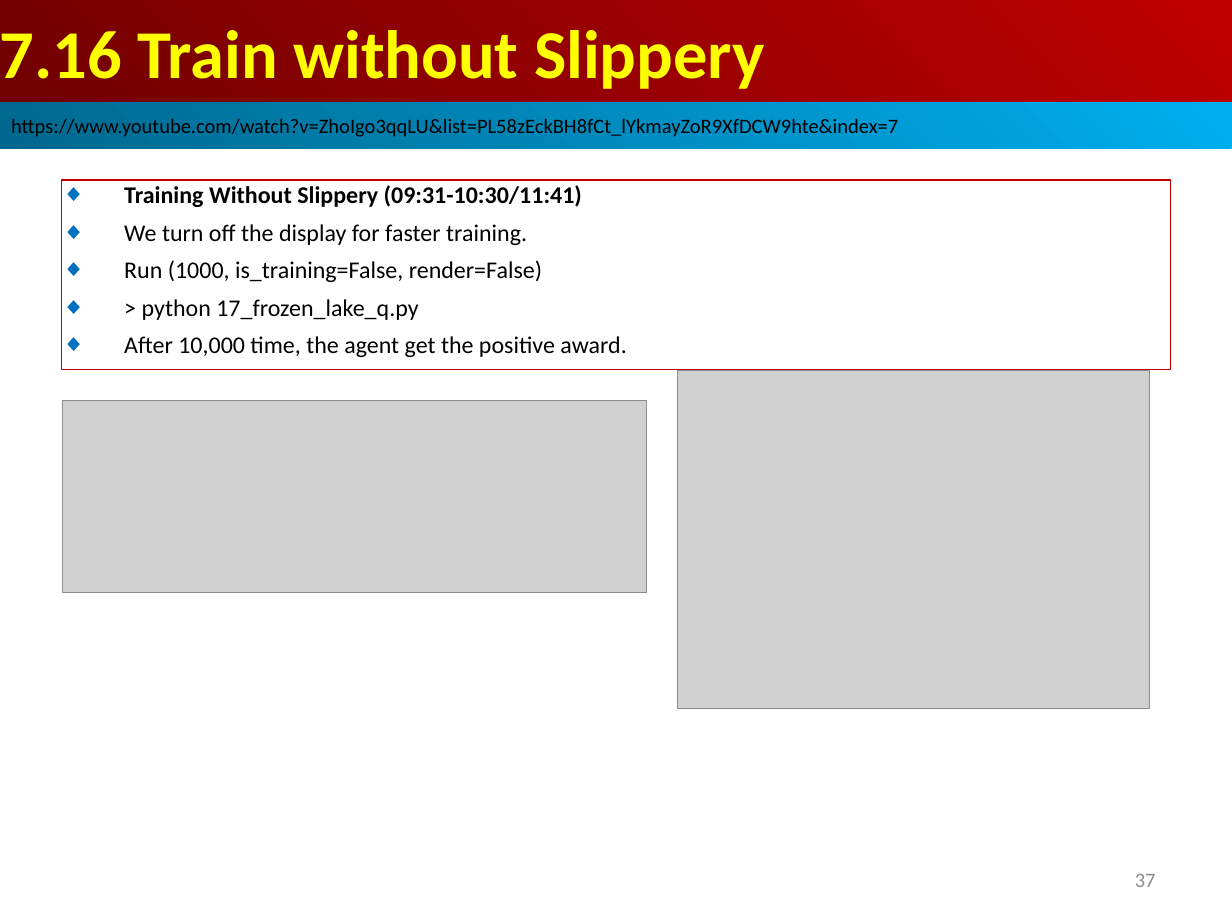
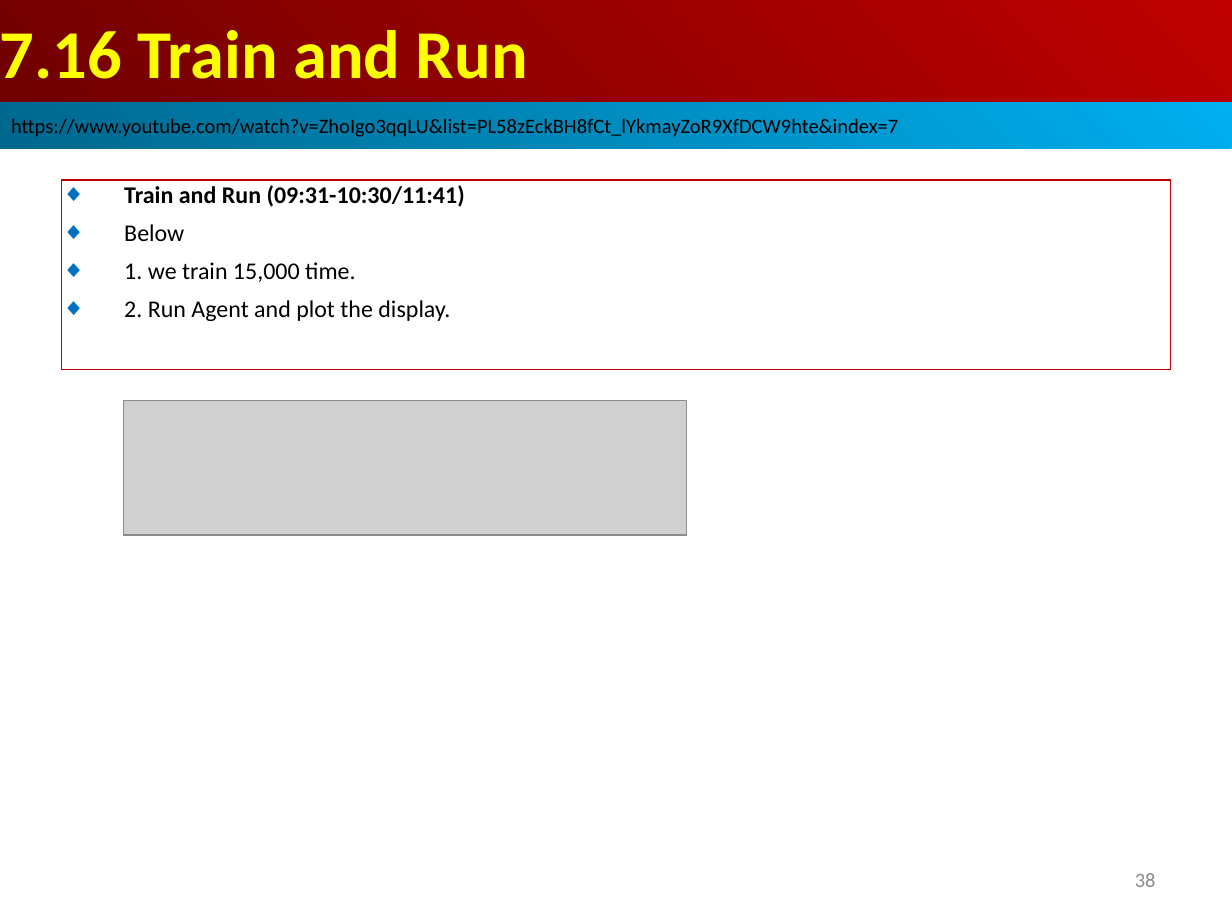
Before and after one commit to peterhchen/AIU_CS513_DRL, a slide deck: slide 38 of 000_DRL_JC/007_QL_Frozen_Lake/001_Video/007_QL_Frobzen_Lake.ppt (slide 37 before the commit). Drawn at 1232x924 pixels with LibreOffice and Linux fonts; fonts in the diff are those of the drawing; grey boxes stand for pictures. Boxes give left, top, right and bottom in pixels: in the first picture for what was removed or moved away, otherwise in the second. Text is boxed around its words. In the diff, an @@ line names an element or a change of style, - is before the commit and + after.

```diff
--- a/000_DRL_JC/007_QL_Frozen_Lake/001_Video/007_QL_Frobzen_Lake.ppt
+++ b/000_DRL_JC/007_QL_Frozen_Lake/001_Video/007_QL_Frobzen_Lake.ppt
@@ text in rectangle at (0, 30, 528, 79): text changed @@
-7.16 Train without Slippery
+7.16 Train and Run
@@ text in rectangle at (124, 185, 465, 321): text changed @@
-◆ Training Without Slippery (09:31-10:30/11:41)
-◆ We turn off the display for faster training.
-◆ Run (1000, is_training=False, render=False)
-◆ > python 17_frozen_lake_q.py
-◆ After 10,000 time, the agent get the positive award.
+◆ Train and Run (09:31-10:30/11:41)
+◆ Below
+◆ 1. we train 15,000 time.
+◆ 2. Run Agent and plot the display.
@@ picture removed at (678, 371, 1149, 708) @@
@@ picture: place and size @@
-picture at (63, 400, 647, 593)
+picture at (123, 400, 686, 535)
@@ page number at (1135, 873, 1156, 887): text changed @@
-37
+38
```
Also in this commit, not shown: 7 other slides changed, 1 slide added.
